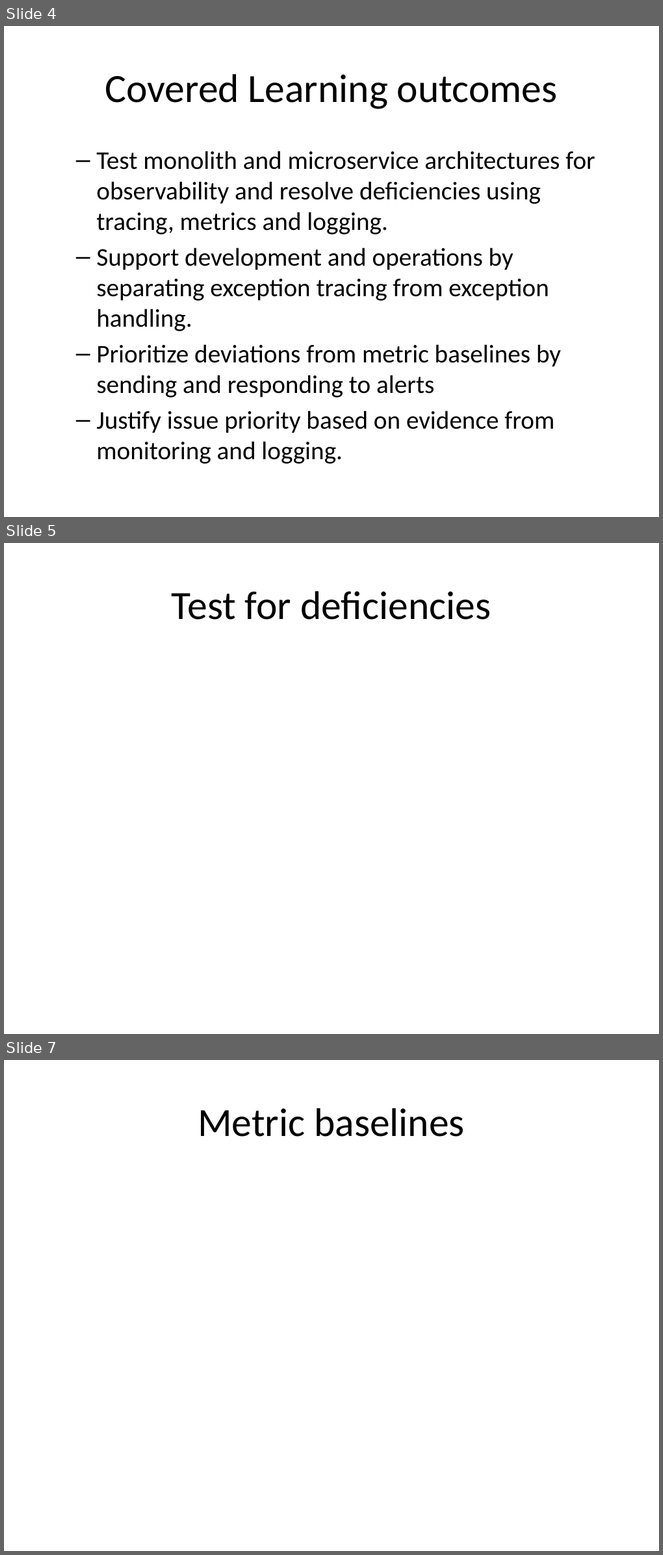
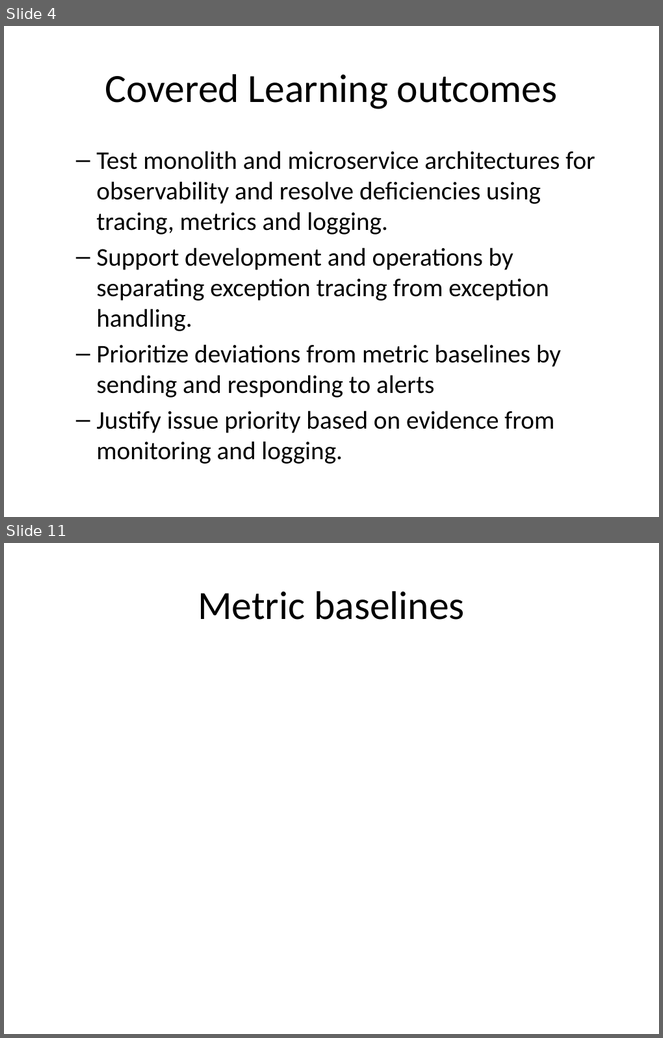
Before and after one commit to rhildred/INFO8985, a slide deck: monolith_analysis/slides.pptx. Shown one above the other, each under a label of ours: slides 4, 5 and 7 before the commit, slides 4 and 11 after it; the slides between them are not shown. The pictures are 663x1555 and 663x1038 pixels, drawn with LibreOffice and Linux fonts; fonts in the diff are those of the drawing. Boxes give left, top, right and bottom in pixels: in the first picture for what was removed or moved away, otherwise in the second. Text is boxed around its words. In the diff, an @@ line names an element or a change of style, - is before the commit and + after.

```diff
--- a/monolith_analysis/slides.pptx
+++ b/monolith_analysis/slides.pptx
@@ slide 5 removed at [4,543,659,1034], background #FFFFFF @@
@@ title removed at [172,591,491,620] @@
-Test for deficiencies
@@ what was slide 7 is now slide 11 @@
```
Also in this commit, not shown: 3 slides changed, 5 slides added, 16 other files.
